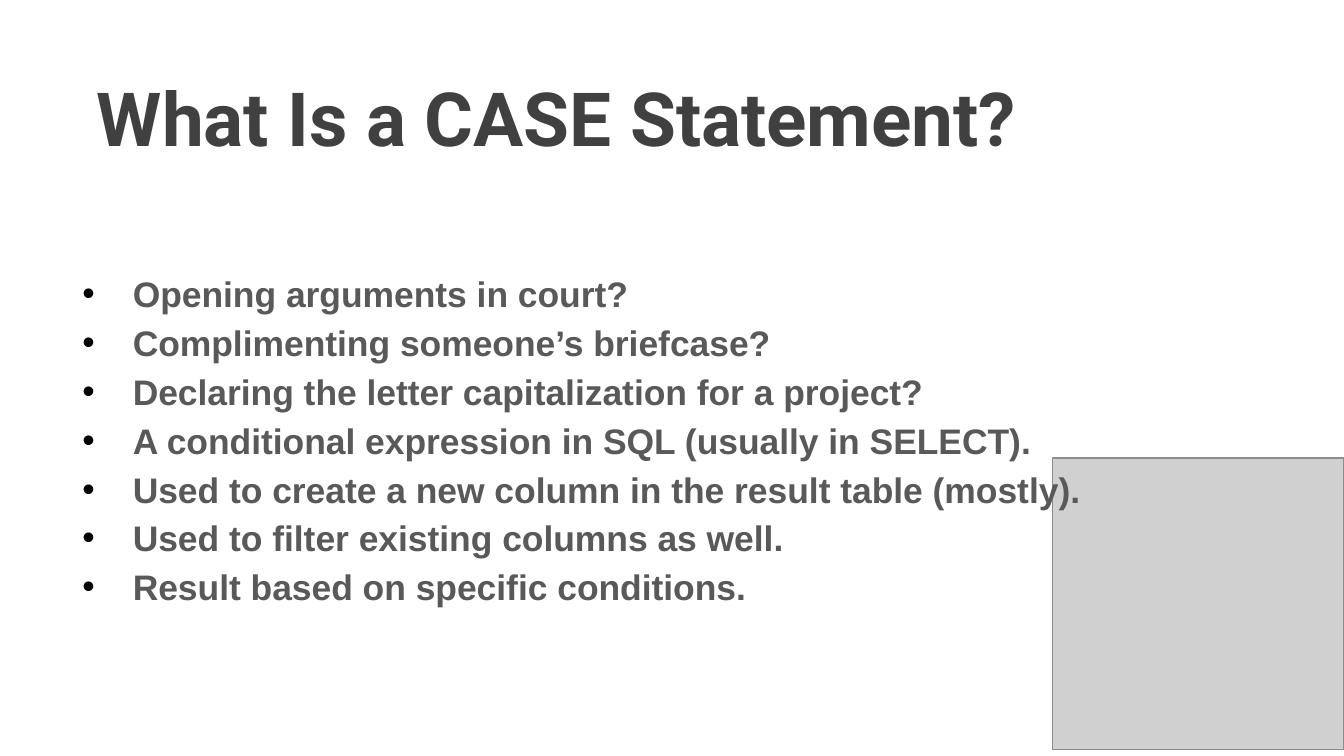
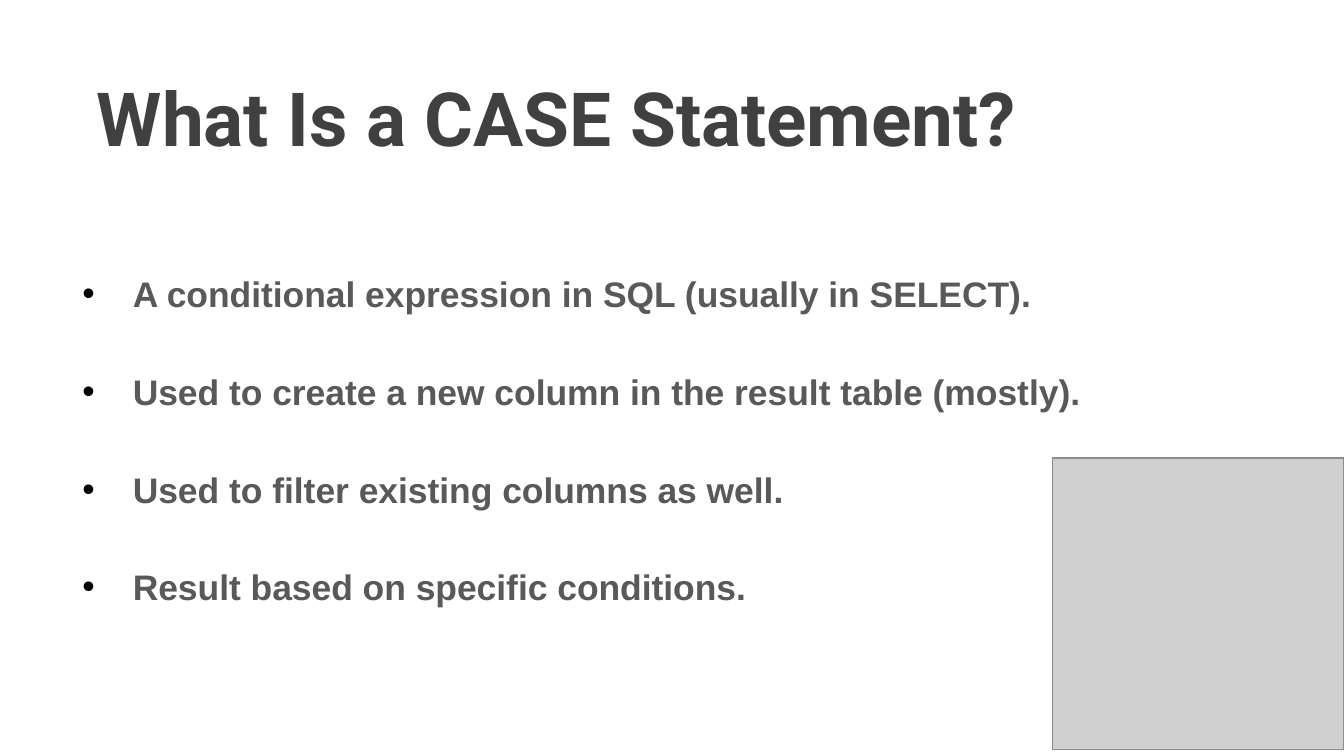
Before and after one commit to sjmitche9/data_transformation, a slide deck: slide 8 of W02D2 - Data Transformation.pptx. Drawn at 1344x756 pixels with LibreOffice and Linux fonts; fonts in the diff are those of the drawing; grey boxes stand for pictures. Boxes give left, top, right and bottom in pixels: in the first picture for what was removed or moved away, otherwise in the second. Text is boxed around its words. In the diff, an @@ line names an element or a change of style, - is before the commit and + after.

```diff
--- a/W02D2 - Data Transformation.pptx
+++ b/W02D2 - Data Transformation.pptx
@@ text at bbox=[133, 281, 923, 412]: paragraphs removed @@
-• Opening arguments in court?
-• Complimenting someone’s briefcase?
-• Declaring the letter capitalization for a project?
```
Also in this commit, not shown: 2 other slides changed, 4 other files.
